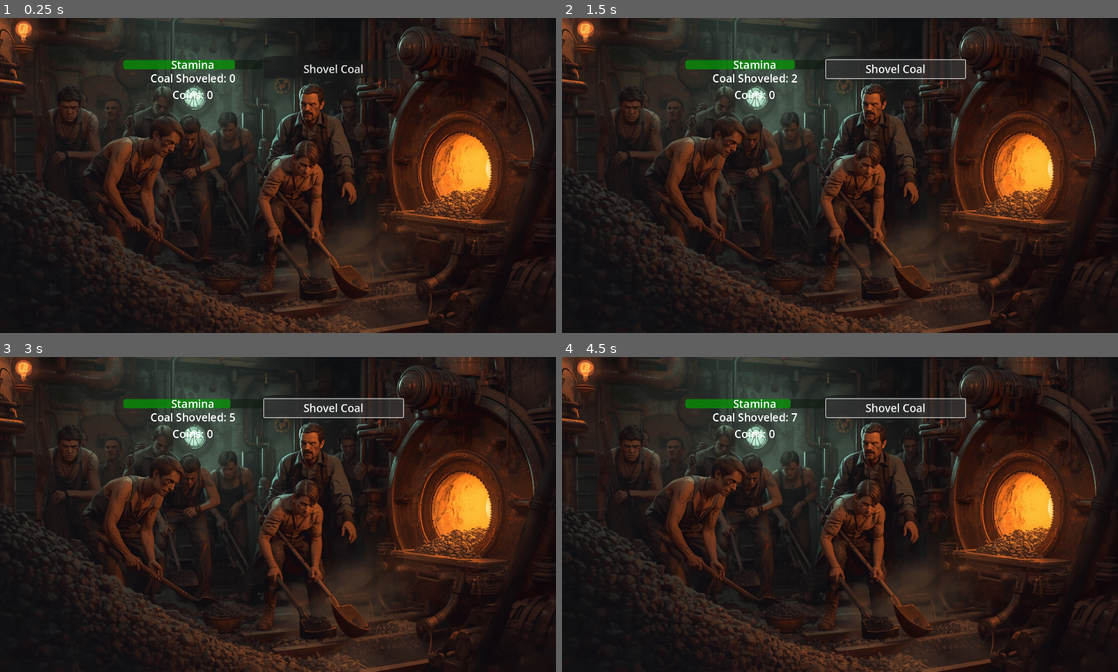
Above: before the commit, frames 1-4 (two rows, left to right).
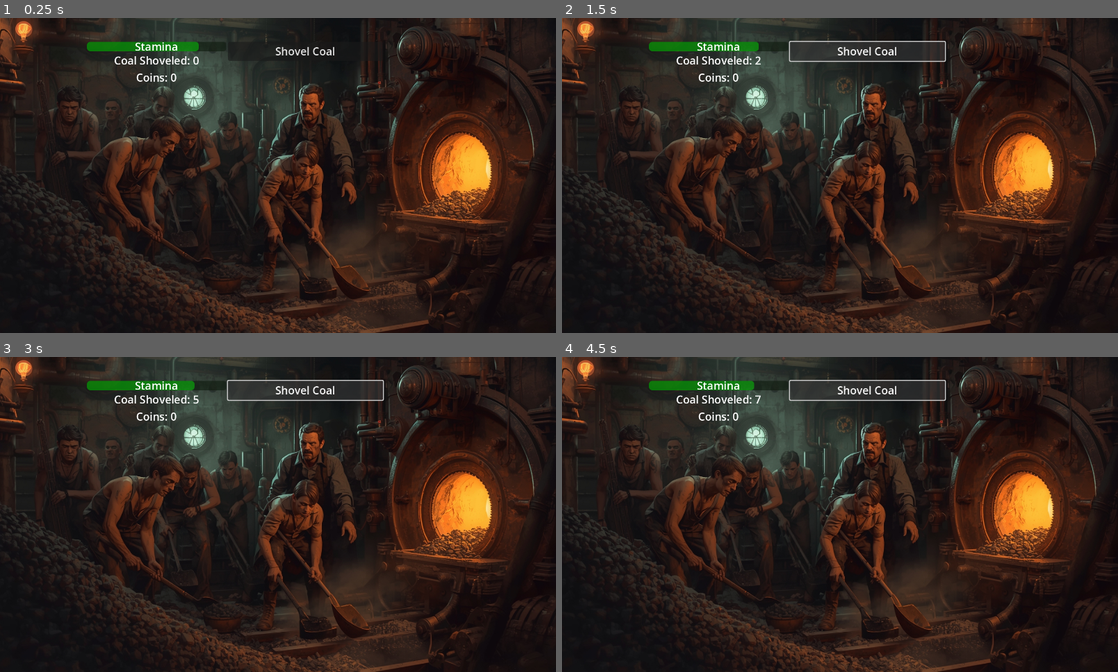
Above: after the commit, the same moments.

Repository: noahval/GoA
Game: Godot game, scene res://level1/furnace.tscn
Two runs of this game, one before a commit and one after it. Both use one fixed random seed, a clock stepped at 60 frames per second and the inputs below.
Inputs:
- Up to frame 1 (0.25 s): no input
- Up to frame 2 (1.5 s): click "Shovel Coal" at 0.5 s; click "Shovel Coal" at 1.25 s
- Up to frame 3 (3 s): click "Shovel Coal" at 2 s; tap Enter at 2.75 s
- Up to frame 4 (4.5 s): tap Space at 3.5 s; tap Enter at 4.25 s

The runs differ from the first frame. In frame 1, 1.9% of the frame differs, in the area x 15-73%, y 7-26%; in frame 2, 2.9%; in frame 3, 2.8%; in frame 4, 2.8%.

Commit message:
adjust default theme font size

Diff:
--- /dev/null
+++ b/default_theme.tres
@@ -0,0 +1,4 @@
+[gd_resource type="Theme" format=3]
+
+[resource]
+default_font_size = 25
--- a/level1/furnace.tscn
+++ b/level1/furnace.tscn
@@ -1,7 +1,12 @@
-[gd_scene load_steps=3 format=3 uid="uid://cni3f6t3vpjku"]
+[gd_scene load_steps=5 format=3 uid="uid://cni3f6t3vpjku"]
 
-[ext_resource type="Script" path="res://level1/furnace.gd" id="1"]
-[ext_resource type="Texture2D" path="res://level1/furnace.jpg" id="2"]
+[ext_resource type="Script" uid="uid://bc1774bks8bbb" path="res://level1/furnace.gd" id="1"]
+[ext_resource type="Texture2D" uid="uid://b2p22oto547w8" path="res://level1/furnace.jpg" id="2"]
+
+[sub_resource type="Theme" id="Theme_tghfv"]
+
+[sub_resource type="Theme" id="Theme_w5m21"]
+default_font_size = 25
 
 [node name="Furnace" type="Control"]
 layout_mode = 3
@@ -30,16 +35,16 @@
 anchor_top = 0.5
 anchor_right = 0.5
 anchor_bottom = 0.5
-offset_left = -400.0
-offset_top = -300.0
-offset_right = 400.0
-offset_bottom = 300.0
+offset_left = -494.0
+offset_top = -346.5
+offset_right = 510.0
+offset_bottom = 338.5
 grow_horizontal = 2
 grow_vertical = 2
 
 [node name="LeftVBox" type="VBoxContainer" parent="HBoxContainer"]
+custom_minimum_size = Vector2(360, 0)
 layout_mode = 2
-custom_minimum_size = Vector2(360, 0)
 
 [node name="StaminaPanel" type="Panel" parent="HBoxContainer/LeftVBox"]
 self_modulate = Color(1, 1, 1, 0.7)
@@ -54,6 +59,8 @@
 anchor_bottom = 1.0
 grow_horizontal = 2
 grow_vertical = 2
+theme = SubResource("Theme_tghfv")
+theme_override_font_sizes/font_size = 25
 value = 100.0
 show_percentage = false
 
@@ -64,28 +71,32 @@
 anchor_bottom = 1.0
 grow_horizontal = 2
 grow_vertical = 2
+theme_override_font_sizes/font_size = 25
 text = "Stamina"
 horizontal_alignment = 1
 vertical_alignment = 1
 
 [node name="CoalLabel" type="Label" parent="HBoxContainer/LeftVBox"]
 layout_mode = 2
+theme_override_font_sizes/font_size = 25
 text = "Coal Shoveled: 0"
 horizontal_alignment = 1
 vertical_alignment = 1
 
 [node name="CoinsLabel" type="Label" parent="HBoxContainer/LeftVBox"]
 layout_mode = 2
+theme_override_font_sizes/font_size = 25
 text = "Coins: 0"
 horizontal_alignment = 1
 vertical_alignment = 1
 
 [node name="RightVBox" type="VBoxContainer" parent="HBoxContainer"]
+custom_minimum_size = Vector2(400, 0)
 layout_mode = 2
-custom_minimum_size = Vector2(360, 0)
 
 [node name="ShovelCoalButton" type="Button" parent="HBoxContainer/RightVBox"]
 layout_mode = 2
+theme = SubResource("Theme_w5m21")
 text = "Shovel Coal"
 
 [node name="ShopButton" type="Button" parent="HBoxContainer/RightVBox"]
--- a/level1/shop.tscn
+++ b/level1/shop.tscn
@@ -64,6 +64,7 @@
 anchor_bottom = 1.0
 grow_horizontal = 2
 grow_vertical = 2
+theme_override_font_sizes/font_size = 25
 text = "Break Timer"
 horizontal_alignment = 1
 vertical_alignment = 1
@@ -80,6 +81,7 @@
 anchor_bottom = 1.0
 grow_horizontal = 2
 grow_vertical = 2
+theme_override_font_sizes/font_size = 25
 text = "Coins: 0"
 horizontal_alignment = 1
 vertical_alignment = 1
@@ -90,39 +92,48 @@
 
 [node name="ShovelButton" type="Button" parent="HBoxContainer/RightVBox"]
 layout_mode = 2
+theme_override_font_sizes/font_size = 25
 text = "Better Shovel - Cost: 1"
 
 [node name="PlowButton" type="Button" parent="HBoxContainer/RightVBox"]
 layout_mode = 2
+theme_override_font_sizes/font_size = 25
 text = "Coal Plow - Cost: 5"
 
 [node name="FurnaceUpgrade" type="Button" parent="HBoxContainer/RightVBox"]
 layout_mode = 2
+theme_override_font_sizes/font_size = 25
 text = "Auto Furnace - Cost: 10"
 
 [node name="BribeOverseerButton" type="Button" parent="HBoxContainer/RightVBox"]
 layout_mode = 2
+theme_override_font_sizes/font_size = 25
 text = "Bribe Overseer - Cost: 5"
 
 [node name="BribeBarkeepButton" type="Button" parent="HBoxContainer/RightVBox"]
 layout_mode = 2
+theme_override_font_sizes/font_size = 25
 text = "Bribe Barkeep - Cost: 10"
 
 [node name="SecretPassageButton" type="Button" parent="HBoxContainer/RightVBox"]
 visible = false
 layout_mode = 2
+theme_override_font_sizes/font_size = 25
 text = "Enter Secret Passage"
 
 [node name="DeveloperFreeCoinsButton" type="Button" parent="HBoxContainer/RightVBox"]
 layout_mode = 2
+theme_override_font_sizes/font_size = 25
 text = "Developer Free Coins"
 
 [node name="NapButton" type="Button" parent="HBoxContainer/RightVBox"]
 layout_mode = 2
+theme_override_font_sizes/font_size = 25
 text = "Nap"
 
 [node name="FurnaceButton" type="Button" parent="HBoxContainer/RightVBox"]
 layout_mode = 2
+theme_override_font_sizes/font_size = 25
 text = "Back to Furnace"
 
 [connection signal="pressed" from="HBoxContainer/RightVBox/ShovelButton" to="." method="_on_shovel_button_pressed"]
--- a/project.godot
+++ b/project.godot
@@ -25,6 +25,11 @@
 window/size/viewport_width=1438
 window/size/viewport_height=817
 
+[gui]
+
+theme/custom="res://default_theme.tres"
+theme/default_theme_scale=1.3
+
 [rendering]
 
 renderer/rendering_method="gl_compatibility"
Not shown, changed: .claude/settings.local.json
Not shown: 1 places in level1/dream.tscn that only renumber resources
